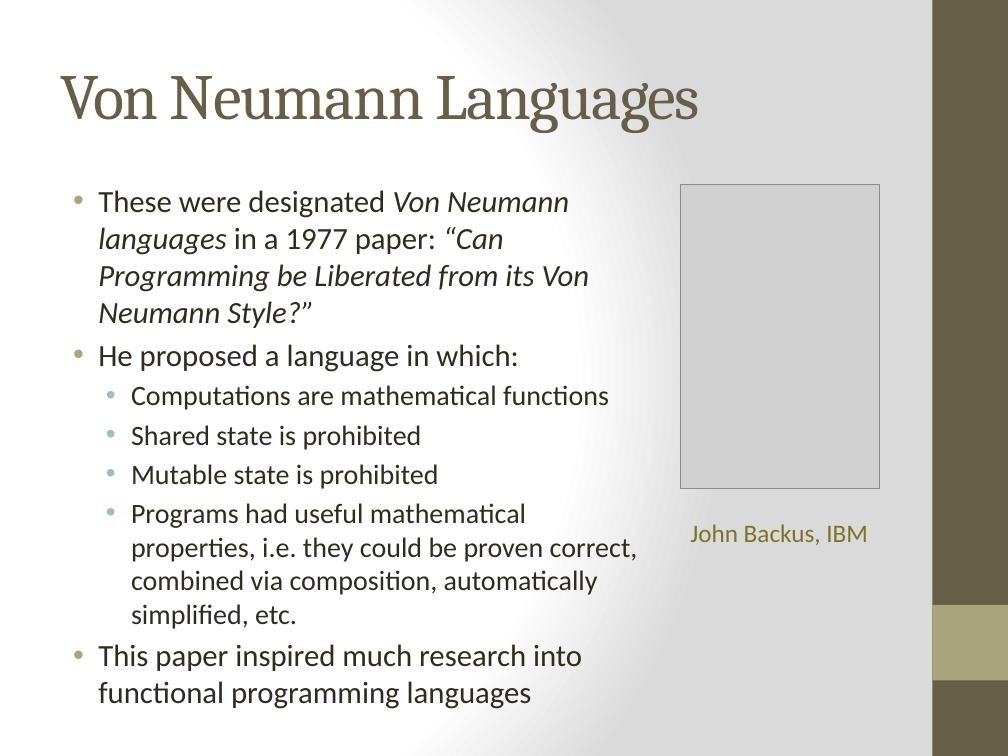
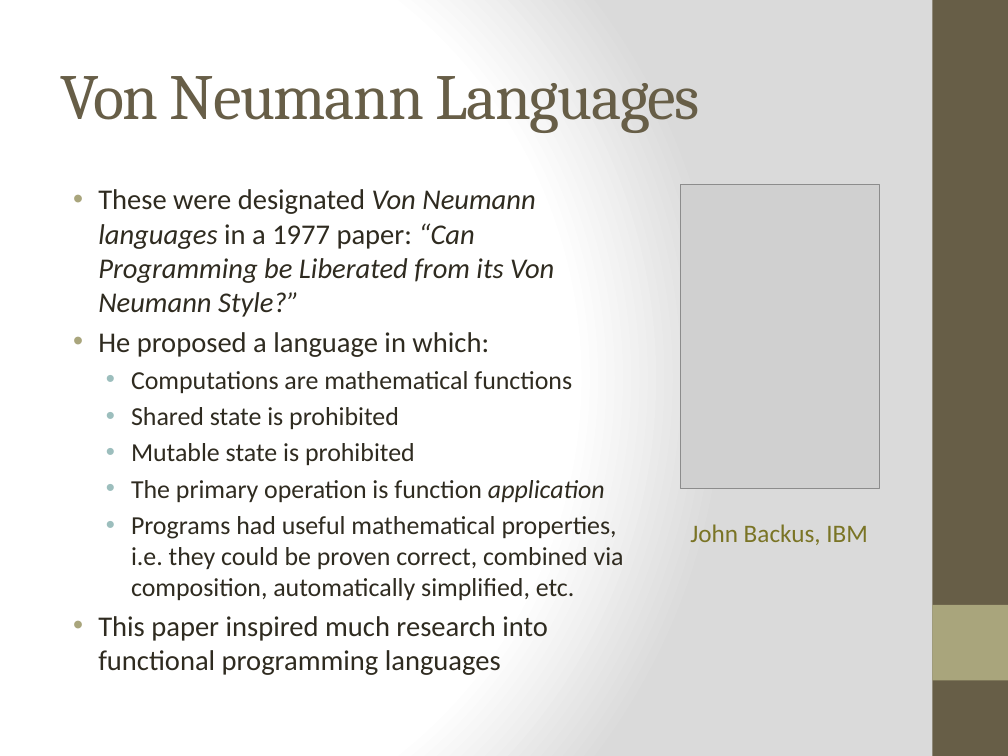
Before and after one commit to bjhartin/FoundationsOfFunctionalProgramming, a slide deck: slide 4 of FoundationsOfFunctionalProgramming.pptx. Drawn at 1008x756 pixels with LibreOffice and Linux fonts; fonts in the diff are those of the drawing; grey boxes stand for pictures. Boxes give left, top, right and bottom in pixels: in the first picture for what was removed or moved away, otherwise in the second. Text is boxed around its words. In the diff, an @@ line names an element or a change of style, - is before the commit and + after.

```diff
--- a/FoundationsOfFunctionalProgramming.pptx
+++ b/FoundationsOfFunctionalProgramming.pptx
@@ text at (x1=98, y1=189, x2=624, y2=675): size 22 to 20.4 pt in "These were designated Von Neumann languages in ...", "He proposed a language in which:", "This paper inspired much research into functional ..."; size 20 to 18.5 pt in "Computations are mathematical functions", "Shared state is prohibited", "Mutable state is prohibited", "Programs had useful mathematical properties, i.e. they ..." @@
@@ text at (x1=131, y1=480, x2=605, y2=502): paragraph added @@
+  • The primary operation is function application
```
Also in this commit, not shown: 9 other slides changed, 8 slides added, 1 other file.
